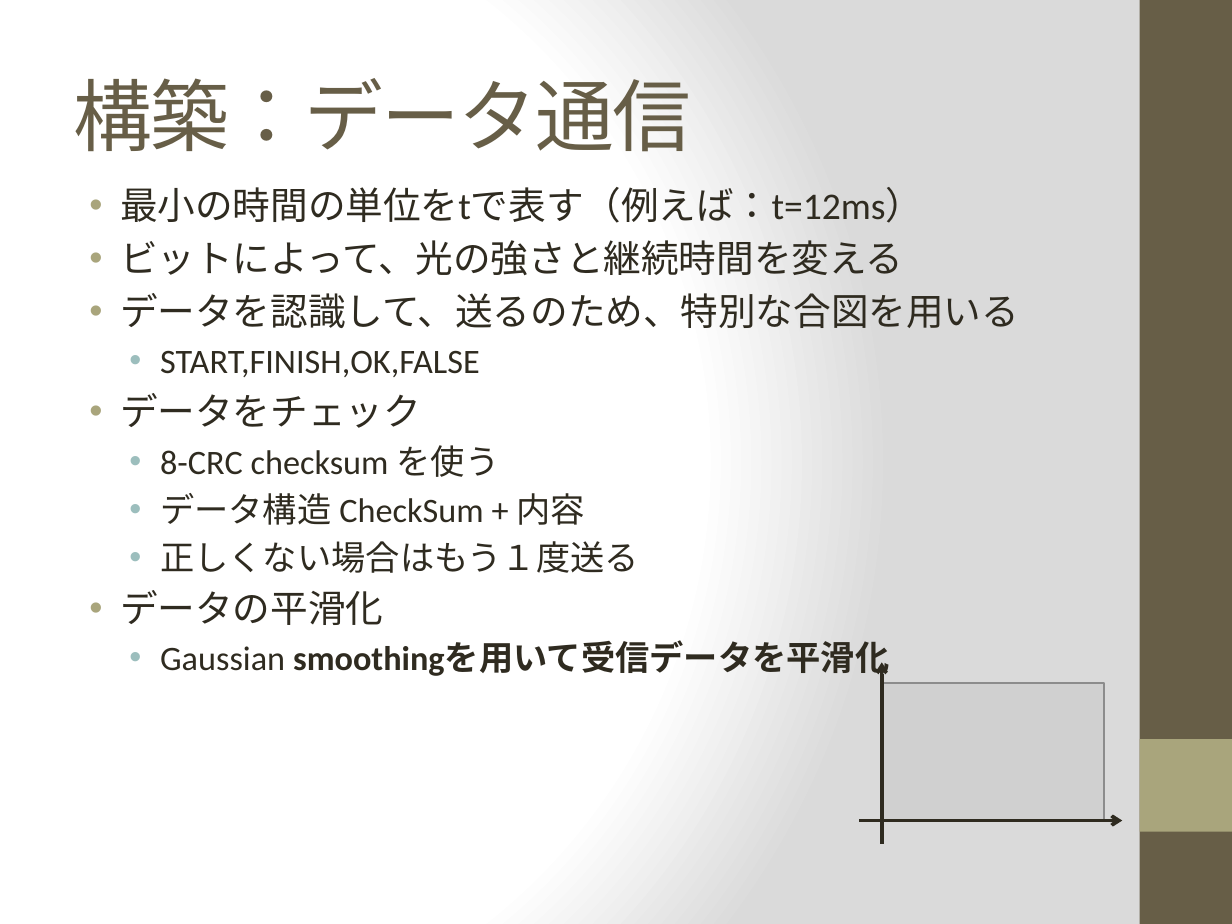
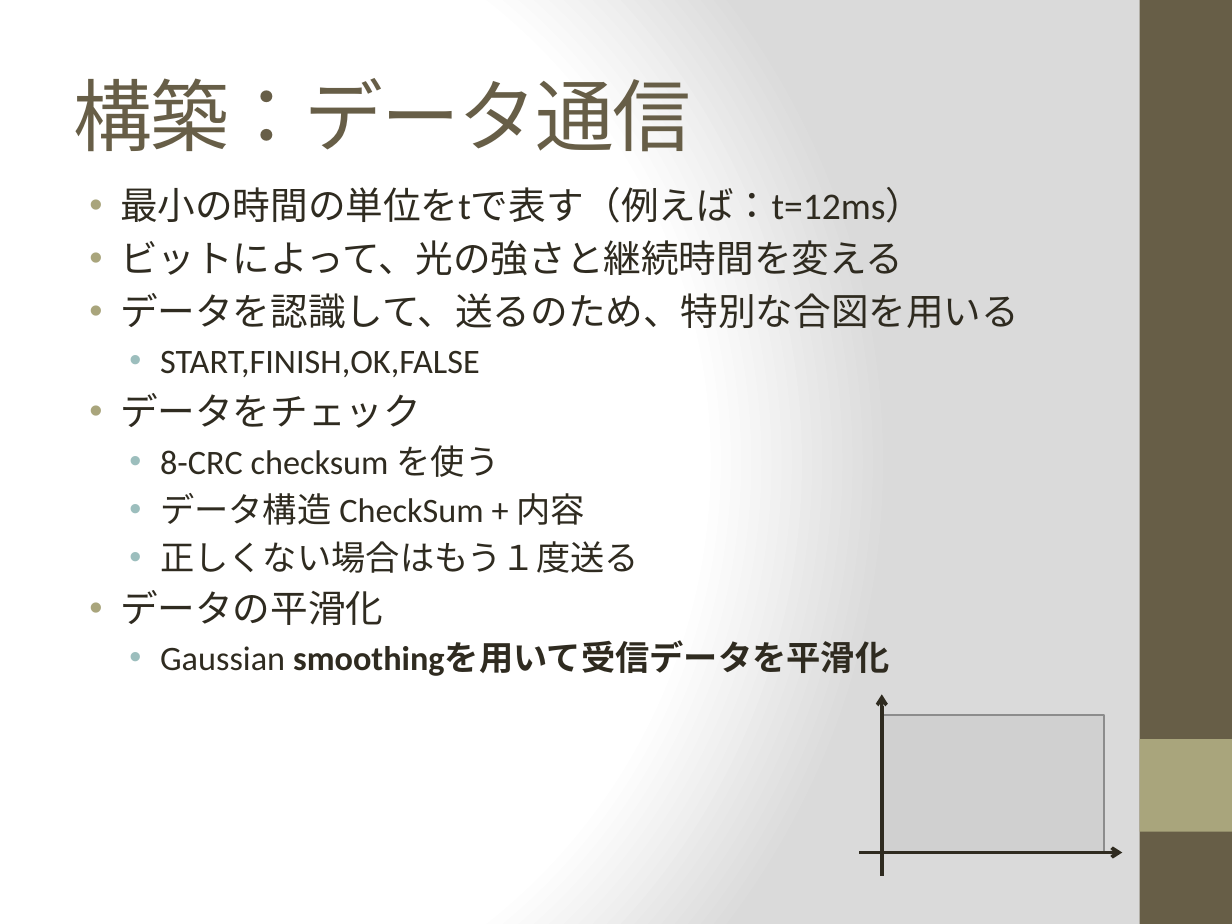
Before and after one commit to spidercpsf/Term2011, a slide deck: slide 13 of UsingLightCommunicationDeployWirelessSensorNetworkv4.pptx. Drawn at 1232x924 pixels with LibreOffice and Linux fonts; fonts in the diff are those of the drawing; grey boxes stand for pictures. Boxes give left, top, right and bottom in pixels: in the first picture for what was removed or moved away, otherwise in the second. Text is boxed around its words. In the diff, an @@ line names an element or a change of style, - is before the commit and + after.

```diff
--- a/UsingLightCommunicationDeployWirelessSensorNetworkv4.pptx
+++ b/UsingLightCommunicationDeployWirelessSensorNetworkv4.pptx
@@ 2 arrows, 1 picture moved together from (x1=859, y1=663, x2=1122, y2=844) to (x1=859, y1=695, x2=1122, y2=876) @@
```
Also in this commit, not shown: 8 other slides changed, 1 slide added, 1 slide removed, 30 other files.
